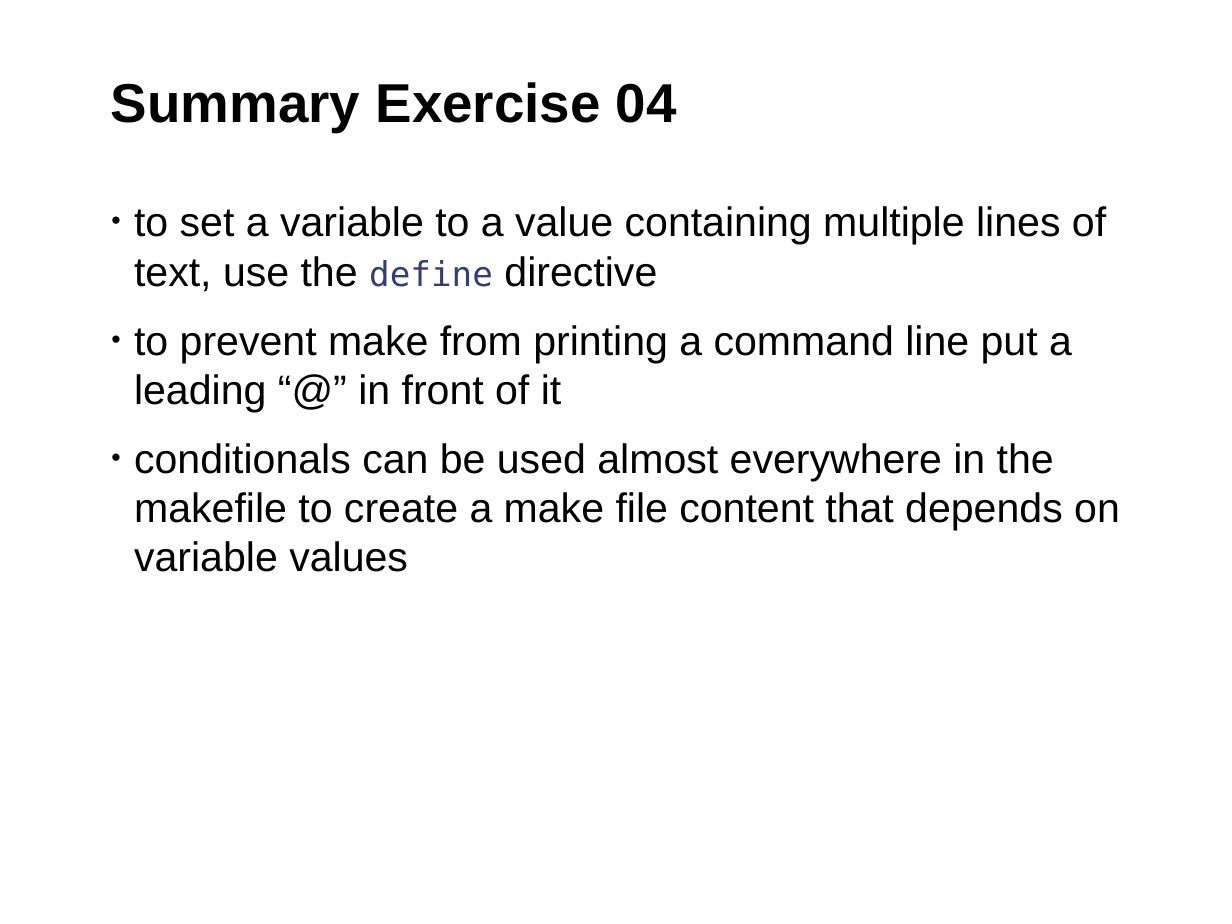
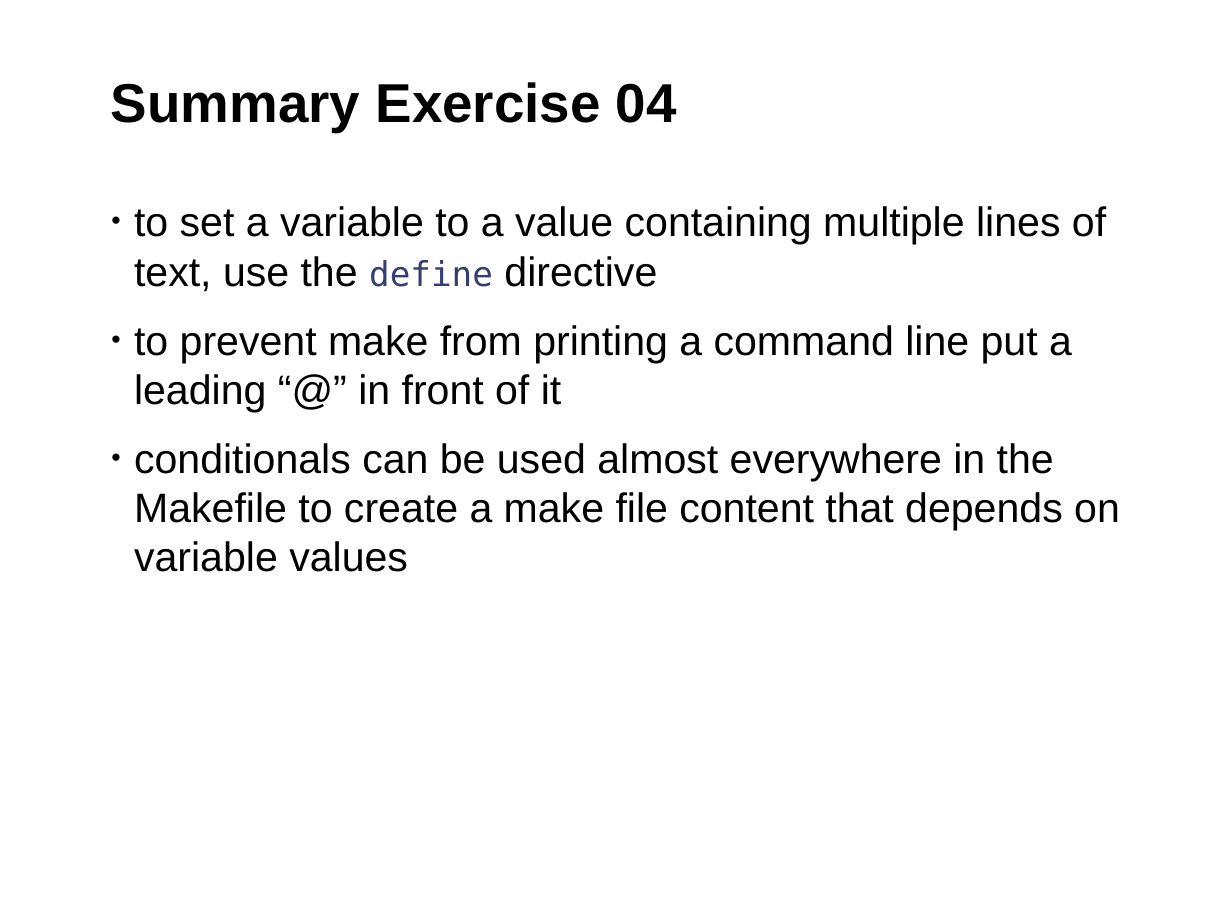
Before and after one commit to fsundermeyer/GNU_make_workshop, a slide deck: slide 43 of Presentation_GNU_make_workshop.odp. Drawn at 1232x924 pixels with LibreOffice and Linux fonts; fonts in the diff are those of the drawing; background and template pictures are left out. Boxes give left, top, right and bottom in pixels: in the first picture for what was removed or moved away, otherwise in the second. Text is boxed around its words. In the diff, an @@ line names an element or a change of style, - is before the commit and + after.

Commit message:
Corrected typos

```diff
--- a/Presentation_GNU_make_workshop.odp
+++ b/Presentation_GNU_make_workshop.odp
@@ text at (134,443,1120,572): text changed @@
-• conditionals can be used almost everywhere in the makefile to create a make file content that depends on variable values
+• conditionals can be used almost everywhere in the Makefile to create a make file content that depends on variable values
```
Also in this commit, not shown: 12 other slides changed.
